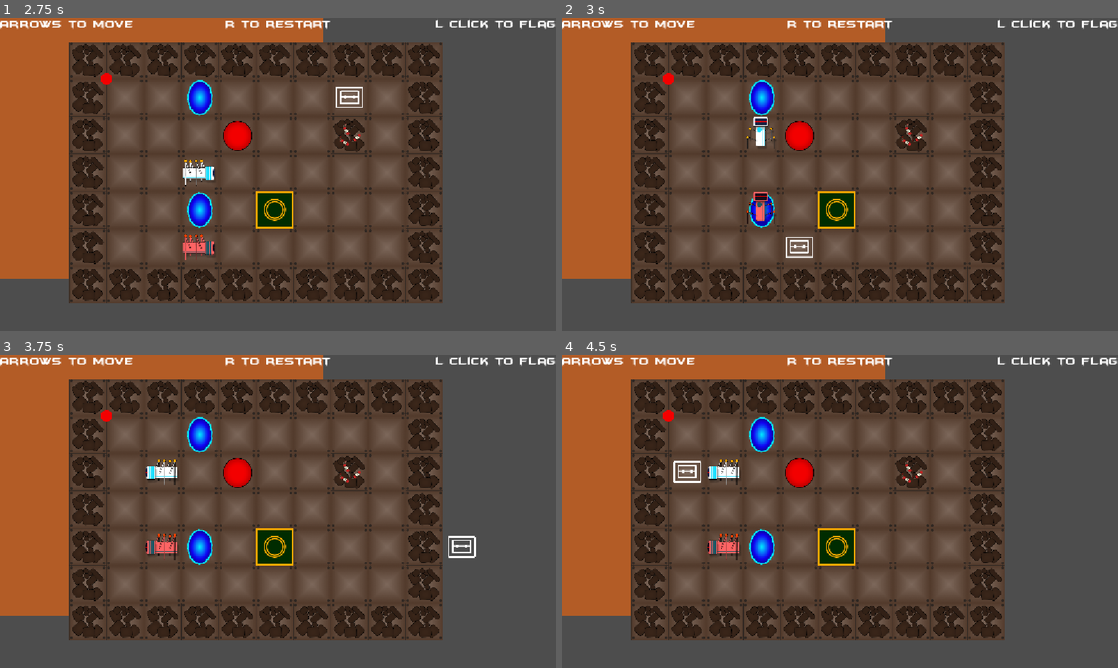
Above: before the commit, frames 1-4 (two rows, left to right).
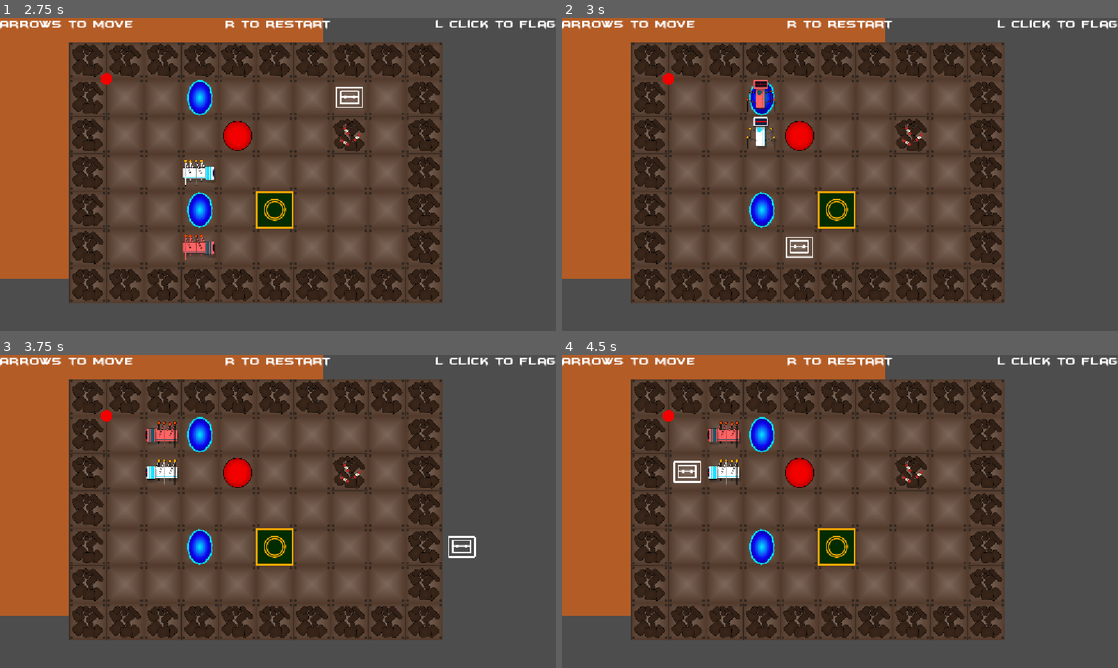
Above: after the commit, the same moments.

Repository: yuesubi/unijam-2026
Game: Godot game, scene res://Arthur/test_level.tscn
The game is run twice, just before and just after one commit, with the same random seed, the same clock (stepped at 60 frames per second) and the same inputs. This scene is started directly instead of the project's main scene.
Inputs (mouse positions are in pixels of both pictures, inside the frame that each line leads up to):
- Up to frame 1 (2.75 s): tap Enter (ui_accept) at 0.5, 0.77, 1.25, 1.52, 2 s; move the mouse to (400, 158) at 0.52 s; hold Right (ui_right) 0.53-1.28 s; click (400, 158) at 0.6 s; move the mouse to (166, 190) at 1.27 s; hold Down (ui_down) 1.28-2.03 s; click (166, 190) at 1.35 s; move the mouse to (333, 105) at 2.02 s; hold Right (ui_right) from 2.03 s (still down); click (333, 105) at 2.1 s
- Up to frame 2 (3 s): tap Enter (ui_accept) at 2.75 s; move the mouse to (812, 237) at 2.77 s; release Right (ui_right) at 2.78 s; hold Up (ui_up) from 2.78 s (still down); click (812, 237) at 2.85 s
- Up to frame 3 (3.75 s): tap Enter (ui_accept) at 3.02, 3.5 s; move the mouse to (444, 558) at 3.52 s; release Up (ui_up) at 3.53 s; hold Left (ui_left) from 3.53 s (still down); click (444, 558) at 3.6 s
- Up to frame 4 (4.5 s): keep holding Left (ui_left); tap Enter (ui_accept) at 3.77, 4.25 s; move the mouse to (673, 464) at 4.27 s; click (673, 464) at 4.35 s

Frame 1 is identical in both runs. In frame 2, 0.6% of the frame differs, in the area x 33-39%, y 19-66%; in frame 3, 0.6%, in the area x 26-32%, y 21-66%; in frame 4, 0.6%.

Commit message:
changed how portal work

Diff:
--- a/into-the-maze/Scenes/portal/portal.tscn
+++ b/into-the-maze/Scenes/portal/portal.tscn
@@ -9,7 +9,6 @@
 [node name="Portal" type="Area2D" unique_id=1833809616]
 z_index = -1
 collision_layer = 16
-collision_mask = 0
 script = ExtResource("1_lxftb")
 
 [node name="Sprite2D" type="Sprite2D" parent="." unique_id=299780092]
@@ -19,3 +18,5 @@
 [node name="CollisionShape2D" type="CollisionShape2D" parent="." unique_id=1999173525]
 position = Vector2(64, 64)
 shape = SubResource("RectangleShape2D_k41lo")
+
+[connection signal="area_entered" from="." to="." method="_on_area_entered"]
--- a/into-the-maze/Scenes/portal/portal_radar.tscn
+++ b/into-the-maze/Scenes/portal/portal_radar.tscn
@@ -9,7 +9,6 @@
 [node name="Portal" type="Area2D" unique_id=1833809616]
 z_index = -1
 collision_layer = 32
-collision_mask = 0
 script = ExtResource("1_r5egq")
 
 [node name="Sprite2D" type="Sprite2D" parent="." unique_id=299780092]
--- a/into-the-maze/Scripts/Portal/Portal.gd
+++ b/into-the-maze/Scripts/Portal/Portal.gd
@@ -6,3 +6,23 @@
 # Called when the node enters the scene tree for the first time.
 func _ready() -> void:
 	position = position.snapped(Vector2.ONE * tile_size)
+
+
+
+func _on_area_entered(area: Area2D) -> void:
+	if area is Player:
+		if not area.warping:
+			print("warping")
+			area.warping = true
+			var next_pos = linkedPortal.position
+			area.position = next_pos.snapped(Vector2.ONE * tile_size)
+
+			#SFX
+			if area.sprite.visible : SfxPlayer.play(SfxPlayer.Warp)
+		else:
+			print("not warping")
+			area.warping = false
+			if get_collision_layer_value(5):
+				area.sprite.show()
+			else:
+				area.sprite.hide()
--- a/into-the-maze/Scripts/player.gd
+++ b/into-the-maze/Scripts/player.gd
@@ -93,21 +93,27 @@
 		objective_left.emit()
 
 
-func _on_area_entered(area: Area2D) -> void:
+'''func _on_area_entered(area: Area2D) -> void:
+	print(area)
 	if area is Portal:
 		if warping:
+			print("not warping")
 			if area.get_collision_layer_value(5):
 				sprite.show()
 			else:
 				sprite.hide()
 			movement_ended.emit()
 		else:
+			print("warping")
 			warping = true
 			var next_pos = area.linkedPortal.position
+			print(next_pos)
 			position = next_pos.snapped(Vector2.ONE * tile_size)
-
 			# SFX
 			if sprite.visible : SfxPlayer.play(SfxPlayer.Warp)
 
 			await movement_ended
-			warping = false
+			await get_tree().create_timer(0.1).timeout
+			print("done")
+			warping = false'''
+#384 ; -128
Not shown: 1 places in into-the-maze/Scenes/portal/portal_radar.tscn that only renumber resources
